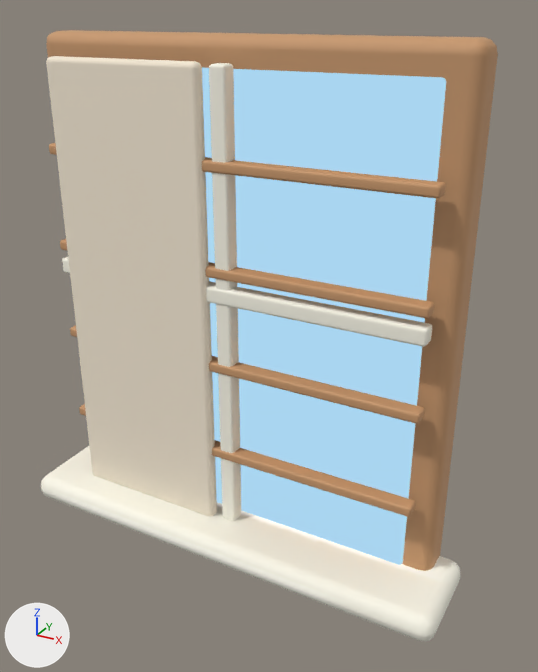
Before and after pictures for a commit that changed the glTF model assets/3d/native/windowJapaneseL.glb.
Both versions are drawn from a 50 mm lens placed at (1.19, -2.01, 1.77), pointed at (0.12, -0.07, 0.79). The axes (+X, +Y, +Z) are drawn at lower left. The lights are the same throughout. The older version comes first. Where no turn or scale is listed for an object, it has been applied to the vertices.

The first picture shows 'Shoji lattice', 'Shoji lattice.001', 'Shoji lattice.002', 'Shoji lattice.003', 'Sill', 'Sliding panel', 'Window crossbar', 'Window frame', 'Window glass', 'Window muntin'.
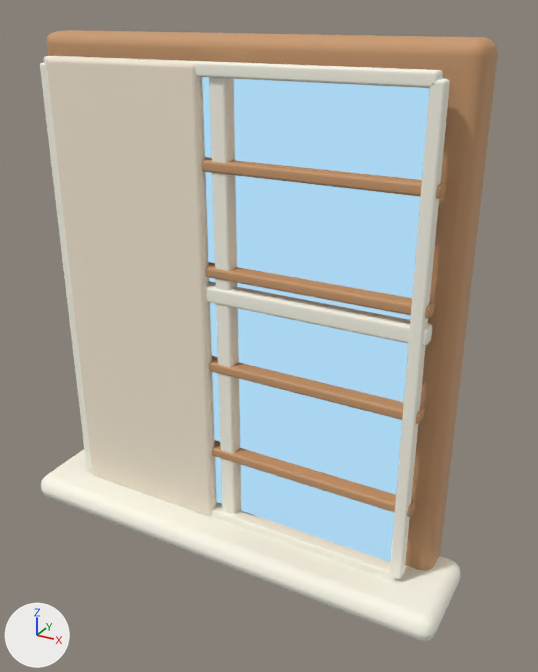
What differs and where, as boxes [x1, y1, x2, y2] in the pictures (538 x 672 px):
```json
{"object": "Opening sash upright.001", "change": "added", "after": [390, 79, 450, 579]}
{"object": "Opening sash rail.001", "change": "added", "after": [44, 56, 442, 88]}
{"object": "Opening sash rail", "change": "added", "after": [91, 469, 396, 581]}
{"object": "Opening sash upright", "change": "added", "after": [40, 63, 92, 470]}
```

Edits to the scene script, one JSON object a line:
```json
{"op": "add", "block": "me_cube_1510", "code": ["me_cube_1510 = bpy.data.meshes.new('Cube.1510')", "me_cube_1510.from_pydata(...)  # 96 vertices, 188 faces; spans x -0.02..0.02, y -0.02..0.02, z -0.76..0.76", "me_cube_1510.materials.append(mat_window_area_cream_012)"]}
{"op": "add", "block": "me_cube_1509", "code": ["me_cube_1509 = bpy.data.meshes.new('Cube.1509')", "me_cube_1509.from_pydata(...)  # 96 vertices, 188 faces; spans x -0.02..0.02, y -0.02..0.02, z -0.76..0.76", "me_cube_1509.materials.append(mat_window_area_cream_012)"]}
{"op": "add", "block": "me_cube_1512", "code": ["me_cube_1512 = bpy.data.meshes.new('Cube.1512')", "me_cube_1512.from_pydata(...)  # 96 vertices, 188 faces; spans x -0.635..0.635, y -0.022..0.022, z -0.02..0.02", "me_cube_1512.materials.append(mat_window_area_cream_012)"]}
{"op": "add", "block": "me_cube_1511", "code": ["me_cube_1511 = bpy.data.meshes.new('Cube.1511')", "me_cube_1511.from_pydata(...)  # 96 vertices, 188 faces; spans x -0.635..0.635, y -0.022..0.022, z -0.02..0.02", "me_cube_1511.materials.append(mat_window_area_cream_012)"]}
{"op": "add", "block": "ob_opening_sash_upright_001", "code": ["ob_opening_sash_upright_001 = bpy.data.objects.new('Opening sash upright.001', me_cube_1510)", "ob_opening_sash_upright_001.location = (0.635, -0.143, 0.85)"]}
{"op": "add", "block": "ob_opening_sash_upright", "code": ["ob_opening_sash_upright = bpy.data.objects.new('Opening sash upright', me_cube_1509)", "ob_opening_sash_upright.location = (-0.635, -0.143, 0.85)"]}
{"op": "add", "block": "ob_opening_sash_rail_001", "code": ["ob_opening_sash_rail_001 = bpy.data.objects.new('Opening sash rail.001', me_cube_1512)", "ob_opening_sash_rail_001.location = (0.0, -0.143, 1.61)"]}
{"op": "add", "block": "ob_opening_sash_rail", "code": ["ob_opening_sash_rail = bpy.data.objects.new('Opening sash rail', me_cube_1511)", "ob_opening_sash_rail.location = (0.0, -0.143, 0.09)"]}
```
